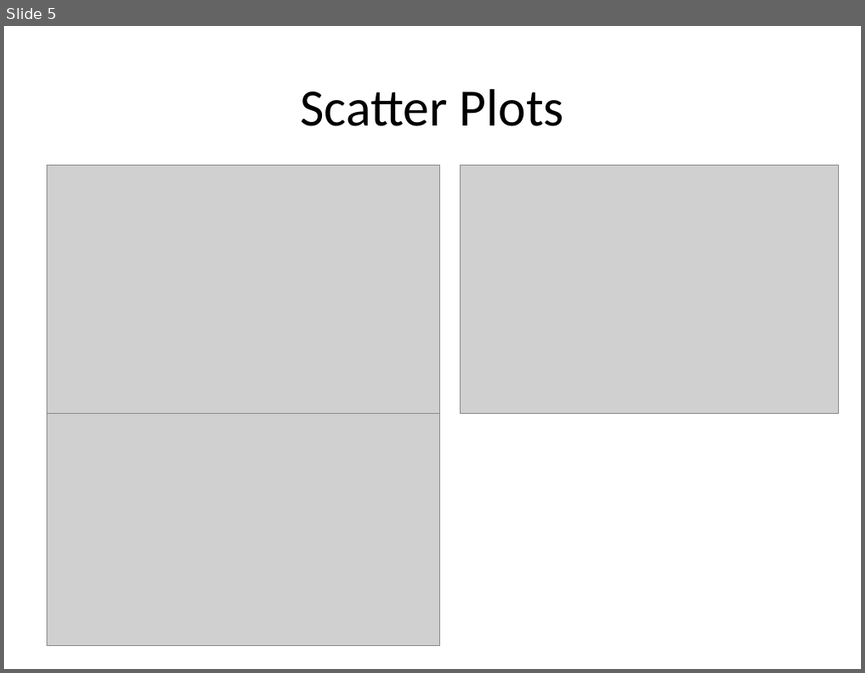
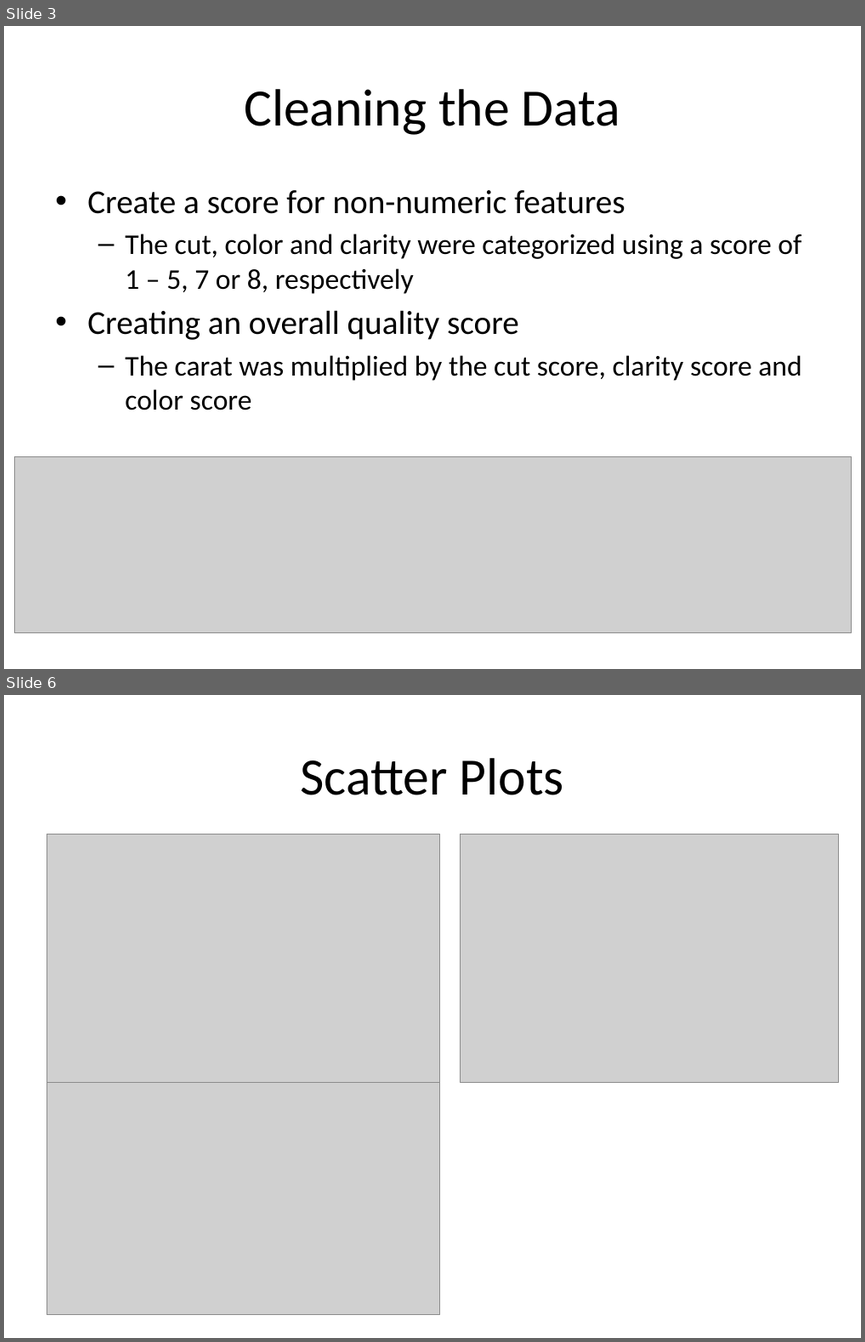
Before and after one commit to datadave/GADS9-NYC-Spring2014-Students, a slide deck: lab_submissions/project01/rtalbot/Project01-Presentation.pptx. Shown one above the other, each under a label of ours: slide 5 before the commit, slides 3 and 6 after it; the slides between them are not shown. The pictures are 865x673 and 865x1342 pixels, drawn with LibreOffice and Linux fonts; fonts in the diff are those of the drawing; grey boxes stand for pictures. Boxes give left, top, right and bottom in pixels: in the first picture for what was removed or moved away, otherwise in the second. Text is boxed around its words. In the diff, an @@ line names an element or a change of style, - is before the commit and + after.

```diff
--- a/lab_submissions/project01/rtalbot/Project01-Presentation.pptx
+++ b/lab_submissions/project01/rtalbot/Project01-Presentation.pptx
@@ slide 3 added at (x1=4, y1=26, x2=861, y2=669), background #FFFFFF @@
@@ title added at (x1=244, y1=89, x2=620, y2=135), 44 pt, text #000000 @@
+Cleaning the Data
@@ text added at (x1=87, y1=190, x2=801, y2=410), 24 pt, text #000000 @@
+• Create a score for non-numeric features
+  – The cut, color and clarity were categorized using a score of 1 – 5, 7 or 8, respectively
+• Creating an overall quality score
+  – The carat was multiplied by the cut score, clarity score and color score
@@ picture added at (x1=14, y1=456, x2=851, y2=632) @@
@@ what was slide 5 is now slide 6 @@
```
Also in this commit, not shown: 2 slides changed, 3 other slides added, 2 slides removed, 1 other file.
